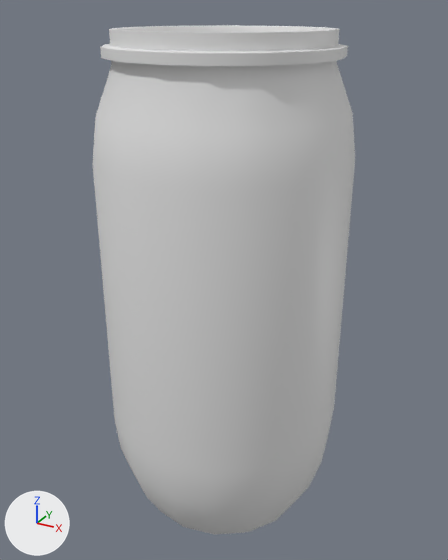
An edit to the Blender file Blender/Files/Enviroment/props.blend, drawn before and after from the same camera.
Before and after are seen from a 50 mm camera at (2.31, -4.19, 4.18) aimed at (-0.01, 0.02, 2.08). Arrows for +X, +Y and +Z are at lower left; the lights stay in place. The same objects are shown in both versions, whatever each file hides.

The first picture shows 'Barrel_high', 'Barrel_low'.
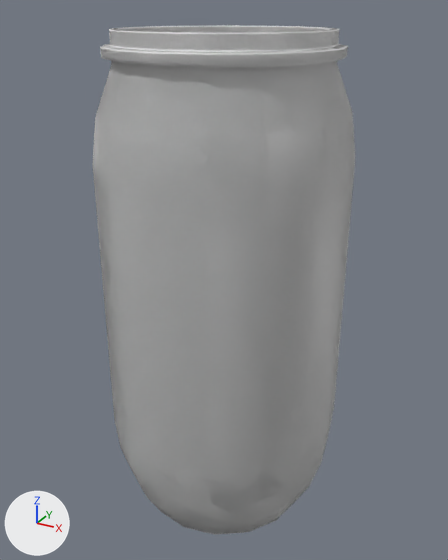
Diff of the bpy script that builds the scene:
```diff
--- a/Blender/Files/Enviroment/props.blend.py
+++ b/Blender/Files/Enviroment/props.blend.py
@@ me_cylinder_001 @@
 me_cylinder_001.from_pydata(...)  # 258 vertices, 272 faces; spans x -1.0..1.0, y -1.0..1.0, z 0.0..4.05
 # used by ob_barrel_high; location = (0.0, 0.0, 0.0)
+# me_cylinder_001 part 1: edges marked sharp go from 160 to 0
@@ ob_barrel_low @@
 _m = ob_barrel_low.modifiers.new('Bevel', 'BEVEL')
 _m.segments = 4
-_m = ob_barrel_low.modifiers.new('Subdivision', 'SUBSURF')
-_m.levels = 3
```

Changed parts and their boxes (x1, y1, x2, y2) in the pictures (448 x 560 px):
'Barrel_low', modifiers changed: before (117, 26, 329, 49); after (100, 25, 348, 534)
part 1 of me_cylinder_001, shading changed: (93, 25, 355, 535) in both
